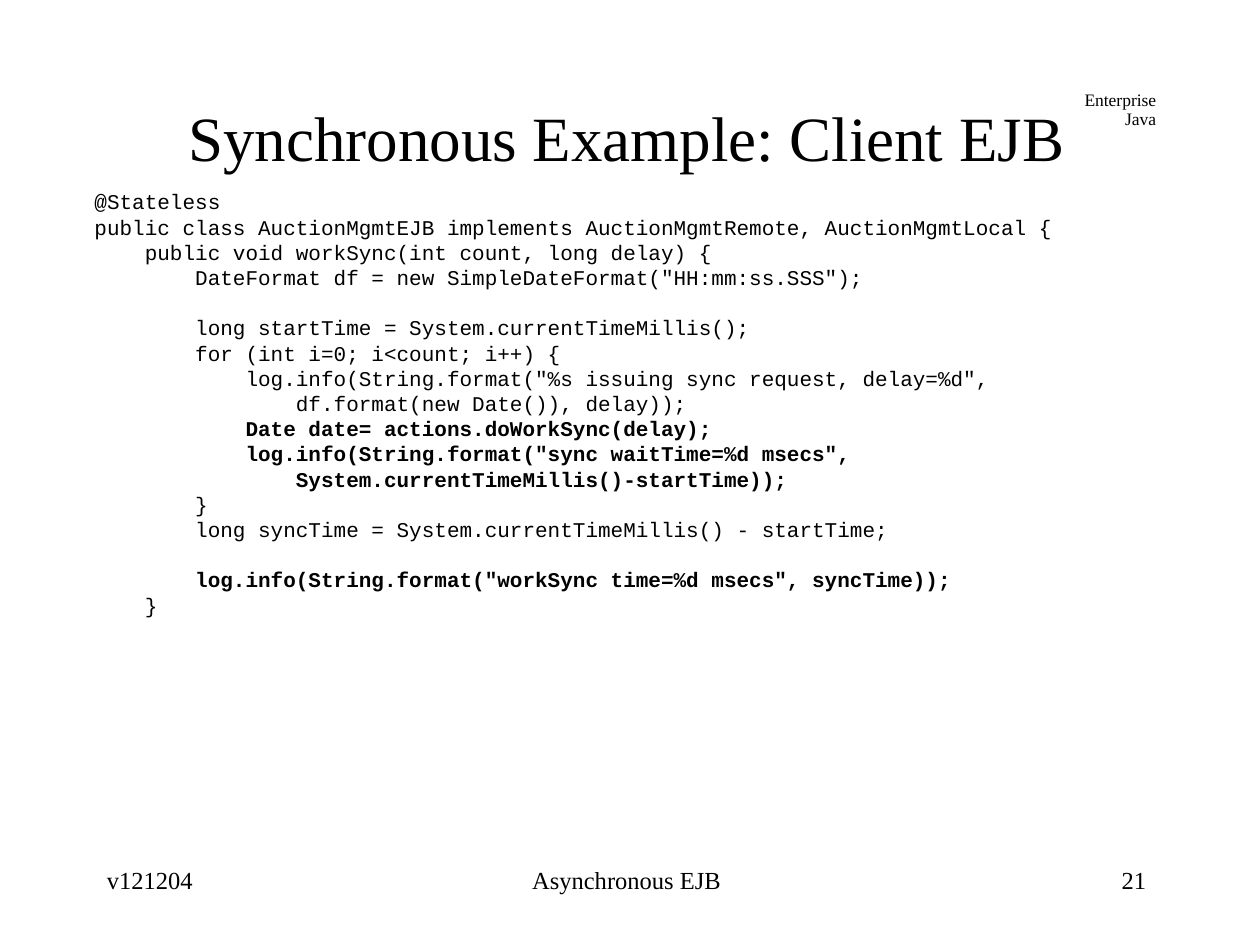
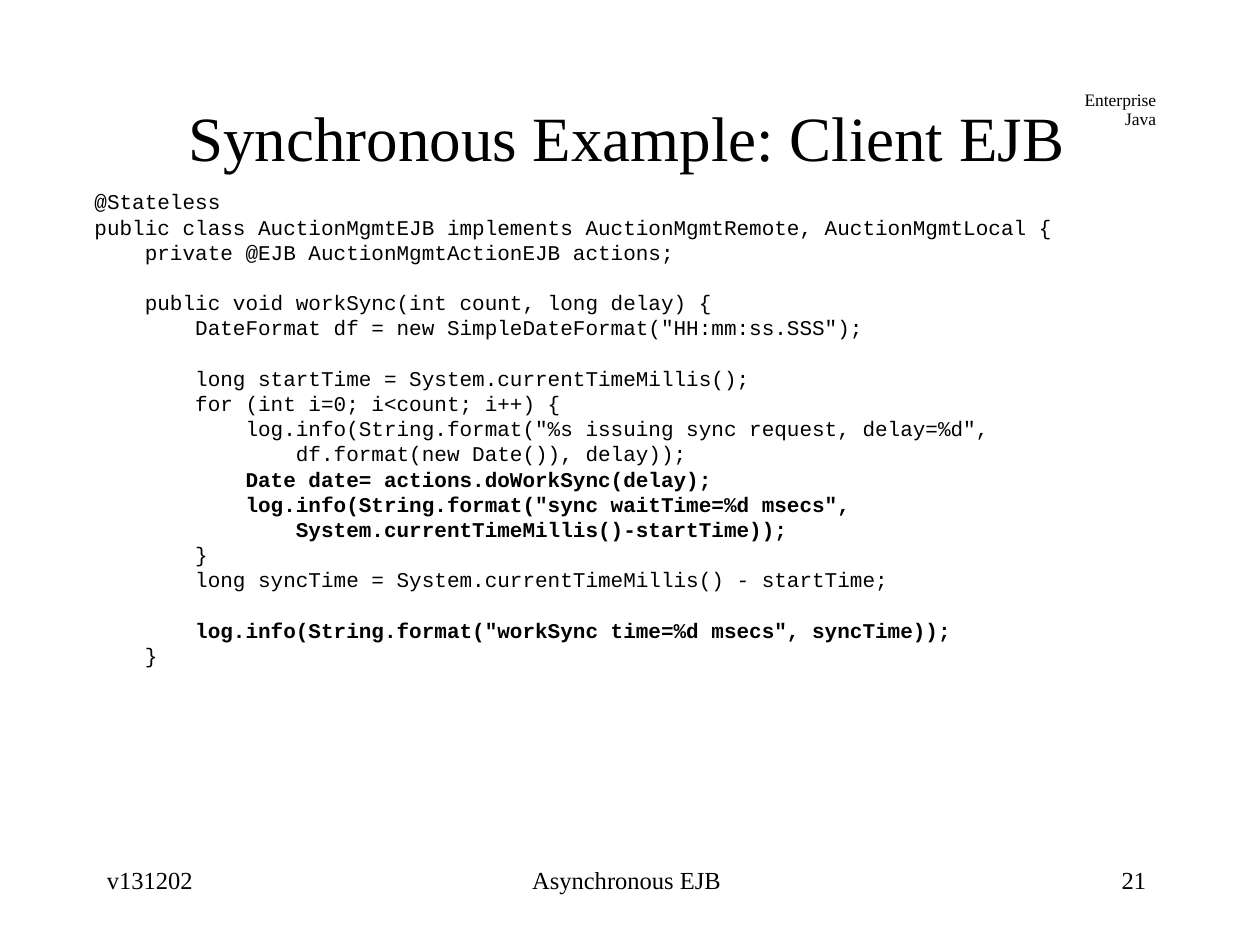
Before and after one commit to jcstaff/ejava-javaee, a slide deck: slide 21 of asyncEJB/src/site/resources/lectures/asyncEJB.ppt. Drawn at 1260x945 pixels with LibreOffice and Linux fonts; fonts in the diff are those of the drawing. Boxes give left, top, right and bottom in pixels: in the first picture for what was removed or moved away, otherwise in the second. Text is boxed around its words. In the diff, an @@ line names an element or a change of style, - is before the commit and + after.

Commit message:
made some slide updates

```diff
--- a/asyncEJB/src/site/resources/lectures/asyncEJB.ppt
+++ b/asyncEJB/src/site/resources/lectures/asyncEJB.ppt
@@ text at (x1=94, y1=220, x2=1026, y2=265): text changed @@
-public class AuctionMgmtEJB implements AuctionMgmtRemote, AuctionMgmtLocal {
+public class AuctionMgmtEJB implements AuctionMgmtRemote, AuctionMgmtLocal {
+private @EJB AuctionMgmtActionEJB actions;
@@ text at (x1=107, y1=872, x2=193, y2=890): text changed @@
-v121204
+v131202
```
Also in this commit, not shown: 35 other slides changed.
